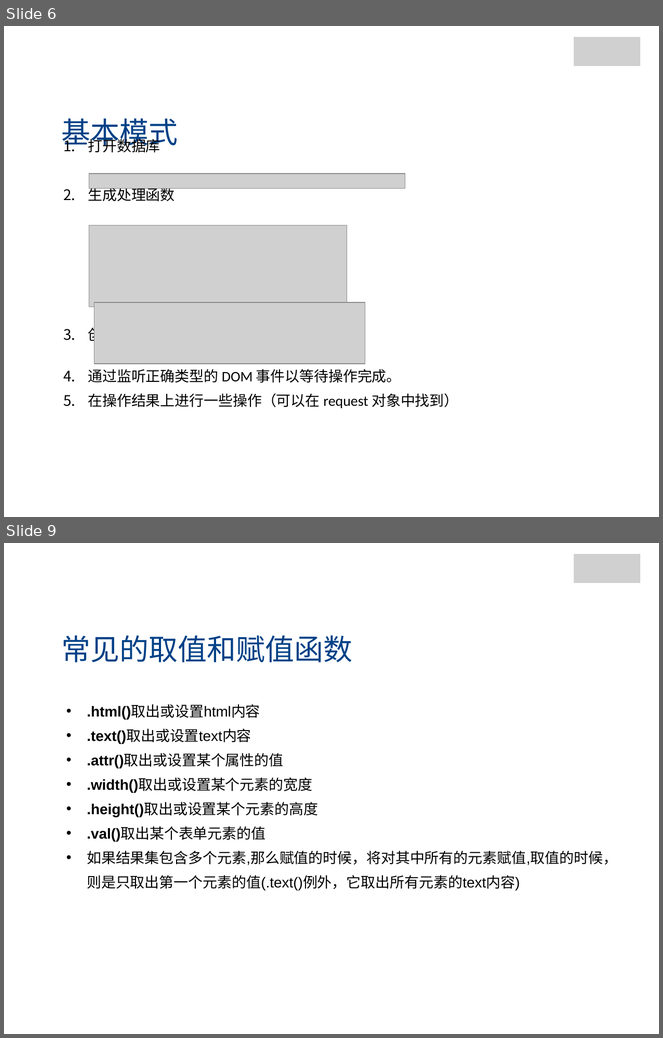
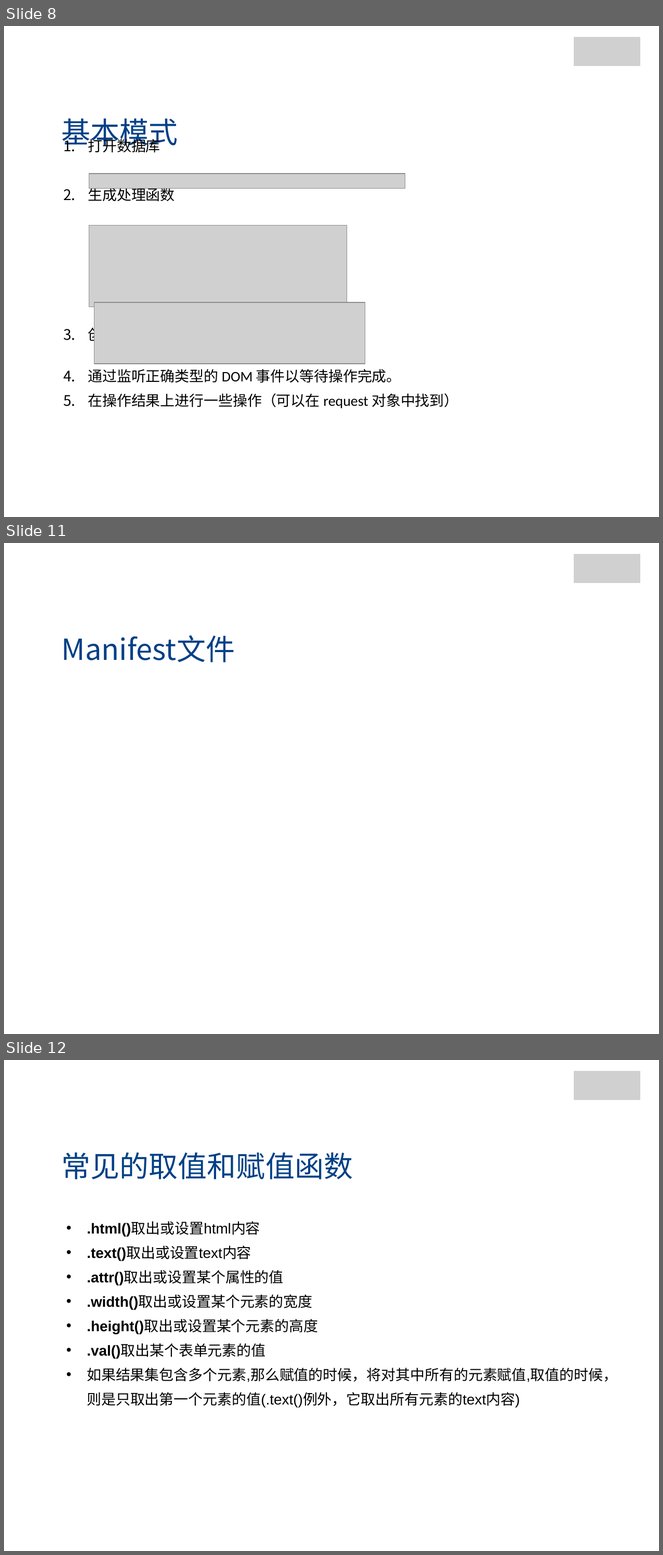
Before and after one commit to jianganglu/share-web-storage, a slide deck: Web存储.pptx. Shown one above the other, each under a label of ours: slides 6 and 9 before the commit, slides 8, 11 and 12 after it; the slides between them are not shown. The pictures are 663x1038 and 663x1555 pixels, drawn with LibreOffice and Linux fonts; fonts in the diff are those of the drawing; grey boxes stand for pictures; background and template pictures are left out. Boxes give left, top, right and bottom in pixels: in the first picture for what was removed or moved away, otherwise in the second. Text is boxed around its words. In the diff, an @@ line names an element or a change of style, - is before the commit and + after.

```diff
--- a/Web存储.pptx
+++ b/Web存储.pptx
@@ slide 11 added at box(4, 543, 659, 1034), background picture (left out) @@
@@ rectangle added at box(14, 546, 120, 586), fill #FFFFFF, outline #FFFFFF 2 pt @@
@@ group added at box(569, 546, 651, 588): 4 rectangles, 1 picture @@
@@ text added at box(62, 635, 235, 663), 32 pt, text #004086 @@
+Manifest文件
@@ what was slide 6 is now slide 8 @@
@@ what was slide 9 is now slide 12 @@
```
Also in this commit, not shown: 1 slide changed, 3 other slides added, 1 slide removed, 12 other files.
